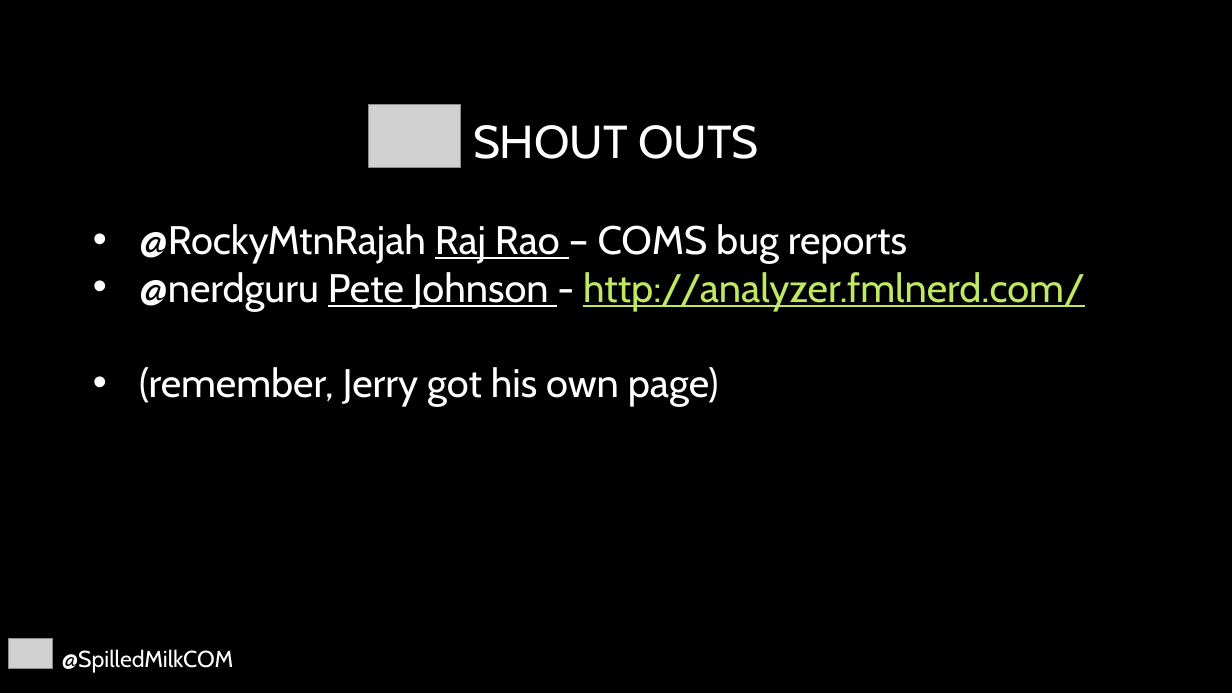
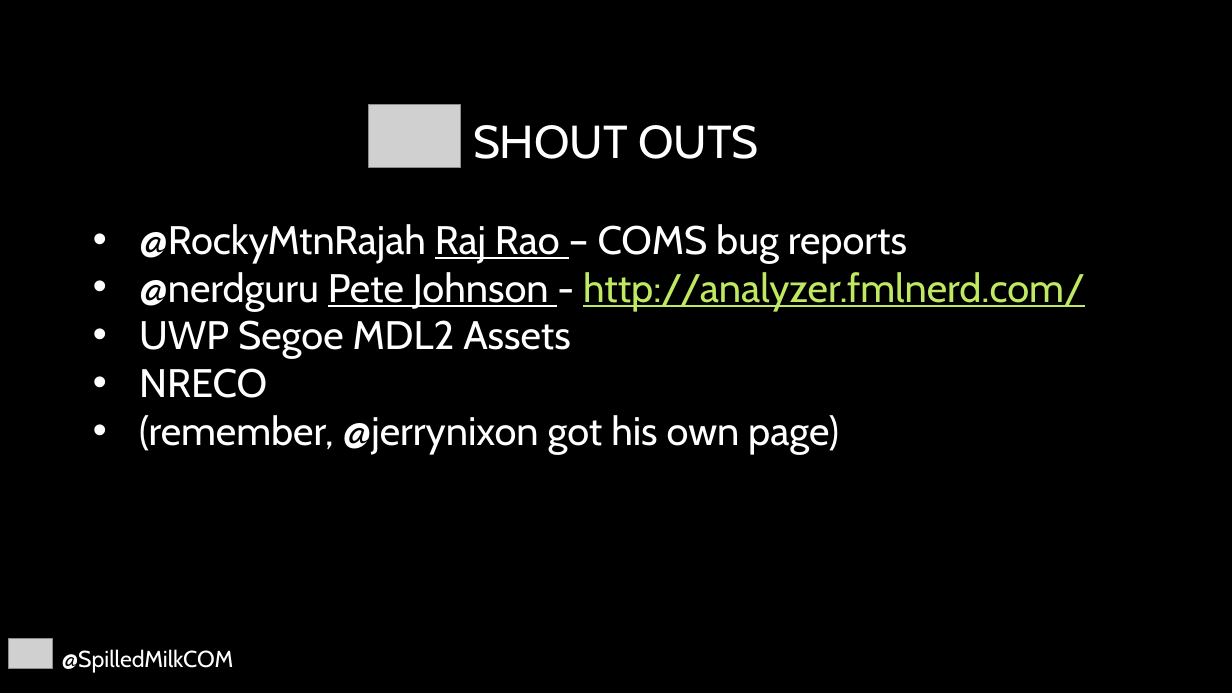
Before and after one commit to SpilledMilkCOM/DenDevDayUWP, a slide deck: slide 18 of Giving Back.pptx (slide 17 before the commit). Drawn at 1232x693 pixels with LibreOffice and Linux fonts; fonts in the diff are those of the drawing; grey boxes stand for pictures; background and template pictures are left out. Boxes give left, top, right and bottom in pixels: in the first picture for what was removed or moved away, otherwise in the second. Text is boxed around its words. In the diff, an @@ line names an element or a change of style, - is before the commit and + after.

```diff
--- a/Giving Back.pptx
+++ b/Giving Back.pptx
@@ text at box(139, 320, 839, 454): text changed @@
-• (remember, Jerry got his own page)
+• UWP Segoe MDL2 Assets
+• NRECO
+• (remember, @jerrynixon got his own page)
```
Also in this commit, not shown: 7 other slides changed, 1 slide added.
